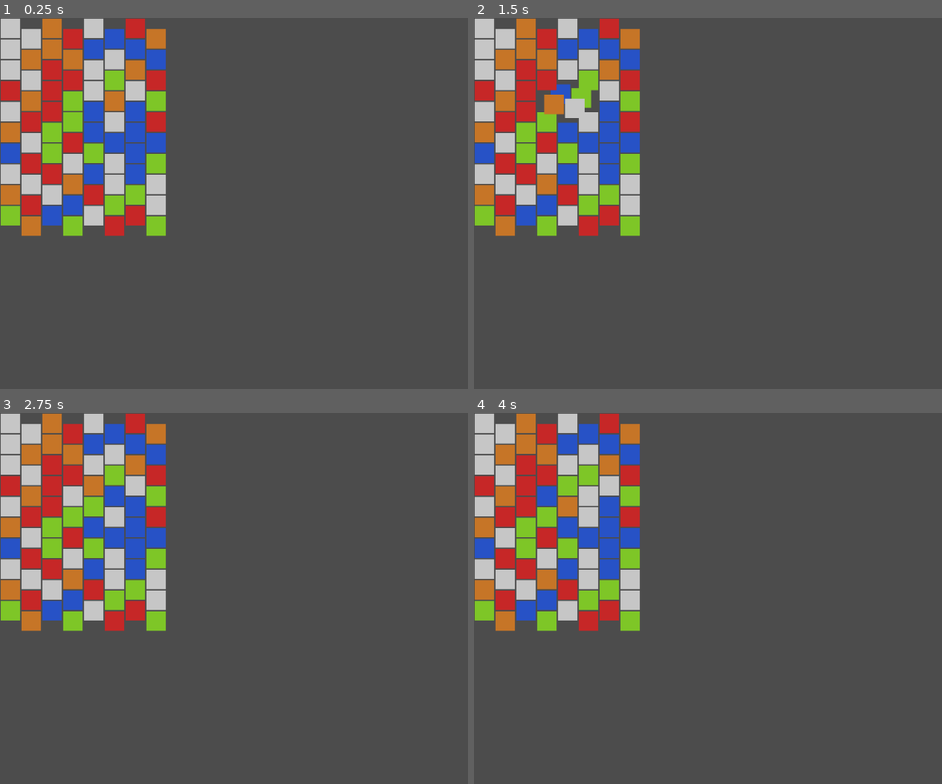
Above: before the commit, frames 1-4 (two rows, left to right).
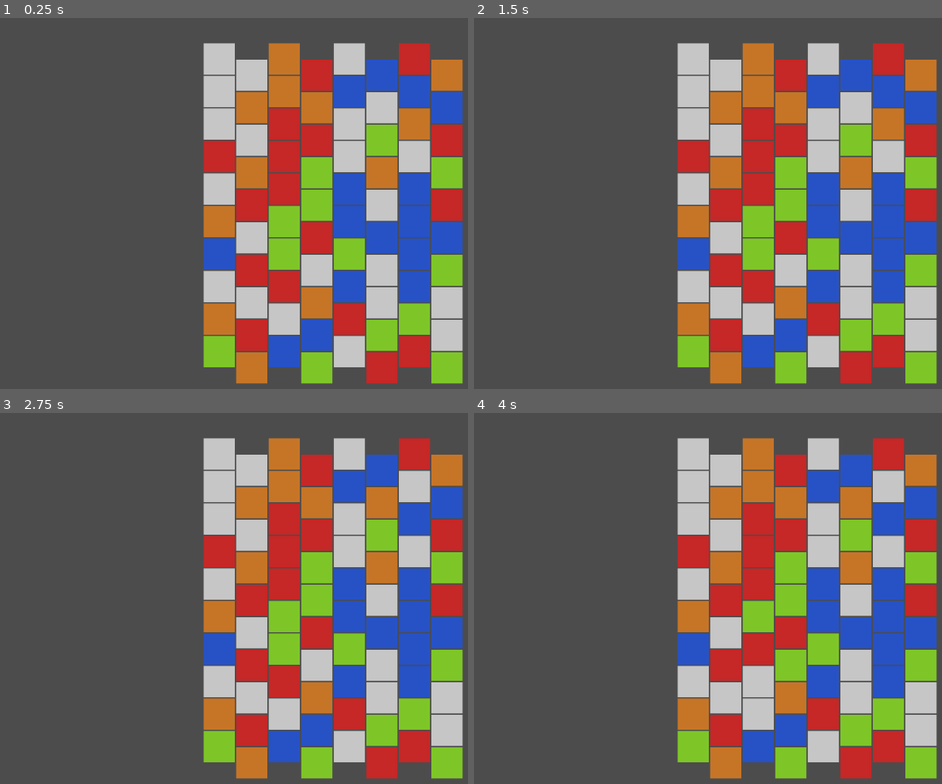
Above: after the commit, the same moments.

Repository: umxprime/puzzlebattles
Game: Godot game, scene res://Main.tscn
Two runs of this game, one before a commit and one after it. Both use one fixed random seed, a clock stepped at 60 frames per second and the inputs below.
Inputs (mouse positions are in pixels of both pictures, inside the frame that each line leads up to):
- Up to frame 1 (0.25 s): no input
- Up to frame 2 (1.5 s): tap Enter at 0.5 s; move the mouse to (outside the picture) at 0.52 s; click (outside the picture) at 0.67 s; tap Space at 1.25 s; move the mouse to (675, 233) at 1.27 s; click (675, 233) at 1.42 s
- Up to frame 3 (2.75 s): tap Enter at 2 s; move the mouse to (397, 520) at 2.02 s; click (397, 520) at 2.17 s
- Up to frame 4 (4 s): tap Space at 2.75 s; move the mouse to (773, 687) at 2.77 s; click (773, 687) at 2.92 s; tap Enter at 3.5 s; move the mouse to (outside the picture) at 3.52 s; click (outside the picture) at 3.67 s

The runs differ from the first frame. In frame 1, 64% of the frame differs, in the area x 0-99%, y 0-99%; in frame 2, 64%; in frame 3, 64%; in frame 4, 64%.

Commit message:
Improve interactions on mobile
Center grid in viewport
Fix mouse press and touch position handling
Size up blocks

Diff:
--- a/Nodes/BlockNode.gd
+++ b/Nodes/BlockNode.gd
@@ -8,6 +8,7 @@
 var _half:Vector2
 func init(cell:GridModel.Cell, blockSize:int):
 	_cell = cell
+	_bounds.position = Vector3(-blockSize/2, -blockSize/2, 0)
 	_bounds.size.x = blockSize
 	_bounds.size.y = blockSize
 	_half = Vector2(_bounds.size.x / 2, _bounds.size.y / 2)
@@ -23,7 +24,6 @@
 	var pos:Vector2
 	pos.x = _cell.position().column * _bounds.size.x
 	pos.y = (_cell._grid.rows()-_cell.position().row-1)*_bounds.size.y + (_cell.position().column%2) * _half.y
-	_bounds.position = Vector3(pos.x, pos.y, 0)
 	if !animate:
 		position = pos + _half
 	else:
@@ -60,5 +60,12 @@
 
 func _input(event):
 	if event is InputEventMouseMotion:
-		if _bounds.has_point(Vector3(event.position.x, event.position.y, 0)) :
-			_cell._grid.cursor().setPosition(_cell.position())
+		if isOver(event.position):
+			moveCursorToBlock()
+
+func moveCursorToBlock():
+	_cell._grid.cursor().setPosition(_cell.position())
+
+func isOver(pos:Vector2):
+	var local_pos:Vector2 = make_canvas_position_local(pos)
+	return _bounds.has_point(Vector3(local_pos.x, local_pos.y, 0))
--- a/Nodes/GridNode.gd
+++ b/Nodes/GridNode.gd
@@ -9,8 +9,14 @@
 func _init(gridModel:GridModel, blockSize:int):
 	_gridModel=gridModel
 	_blockSize=blockSize
+
 # Called when the node enters the scene tree for the first time.
 func _ready():
+	var width:int = _gridModel.columns() * _blockSize
+	var height:int = _gridModel.rows() * _blockSize + (_blockSize / 2)
+	var size = Vector2(width, height)
+	var viewportSize = (get_tree().get_root() as Viewport).size
+	position = (viewportSize - size) / 2
 	for row in range(0,_gridModel.rows()):
 		for column in range(0,_gridModel.columns()):
 			var cell = _gridModel.cellAt(GridModel.GridCoordinate.new(row,column))
@@ -21,7 +27,16 @@
 func _input(event):
 	if event is InputEventMouseButton:
 		if event.pressed:
-			print("",event.button_index)
+			var isOver:bool = false
+			for child in get_children():
+				if child is BlockNode:
+					if child.isOver(event.position):
+						isOver=true
+						child.moveCursorToBlock()
+				if isOver:
+					break
+			if !isOver:
+				return
 			if event.button_index == 1:
 				_gridModel.rotate(GridModel.Rotation.Clockwise)
 			else:
--- a/Nodes/Root.gd
+++ b/Nodes/Root.gd
@@ -3,7 +3,7 @@
 class_name Root
 
 var _gridModel = GridModel.new(8, 10)
-var _gridNode = GridNode.new(_gridModel, 32)
+var _gridNode = GridNode.new(_gridModel, 50)
 
 # Declare member variables here. Examples:
 # var a = 2
--- a/project.godot
+++ b/project.godot
@@ -42,6 +42,11 @@
 run/main_scene="res://Main.tscn"
 config/icon="res://icon.png"
 
+[display]
+
+window/stretch/mode="viewport"
+window/stretch/aspect="expand"
+
 [rendering]
 
 environment/default_environment="res://default_env.tres"
